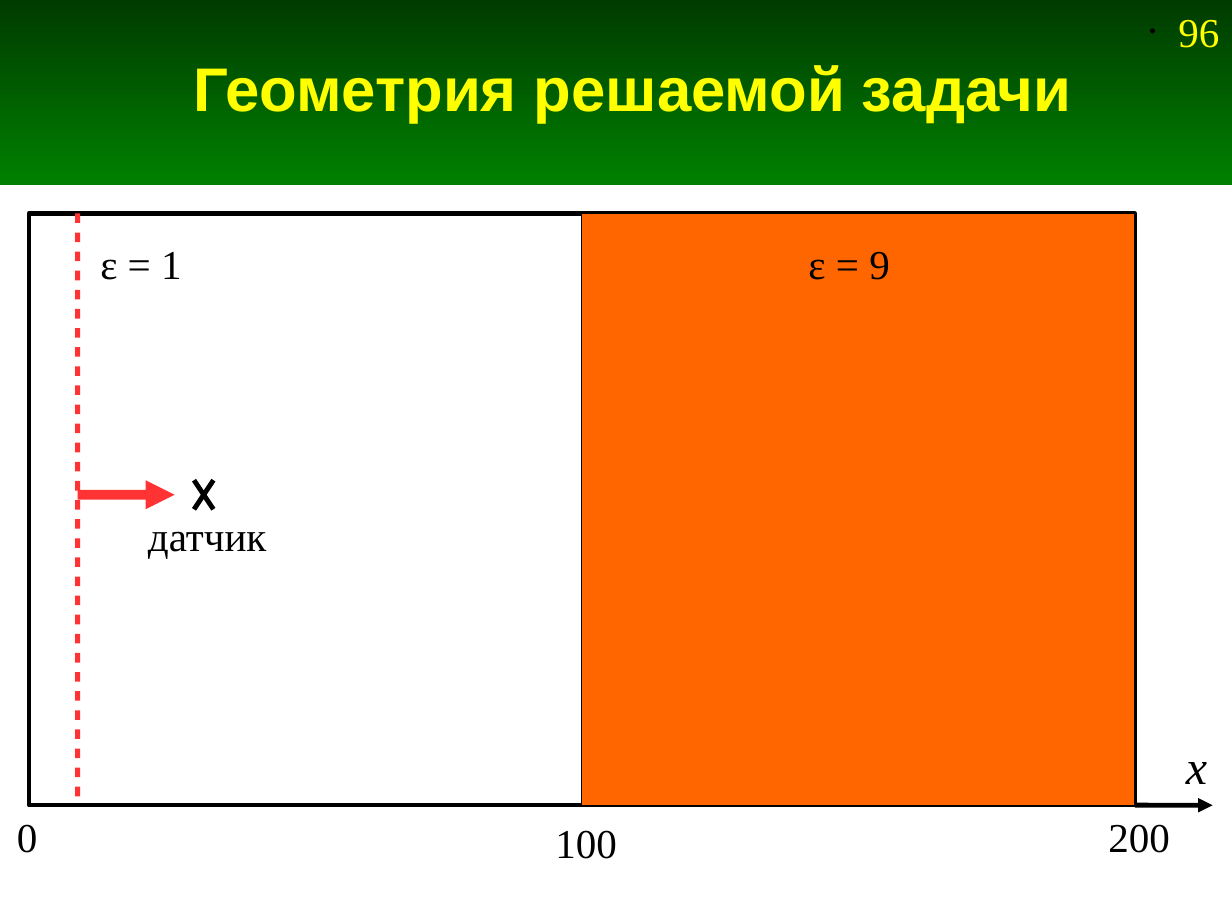
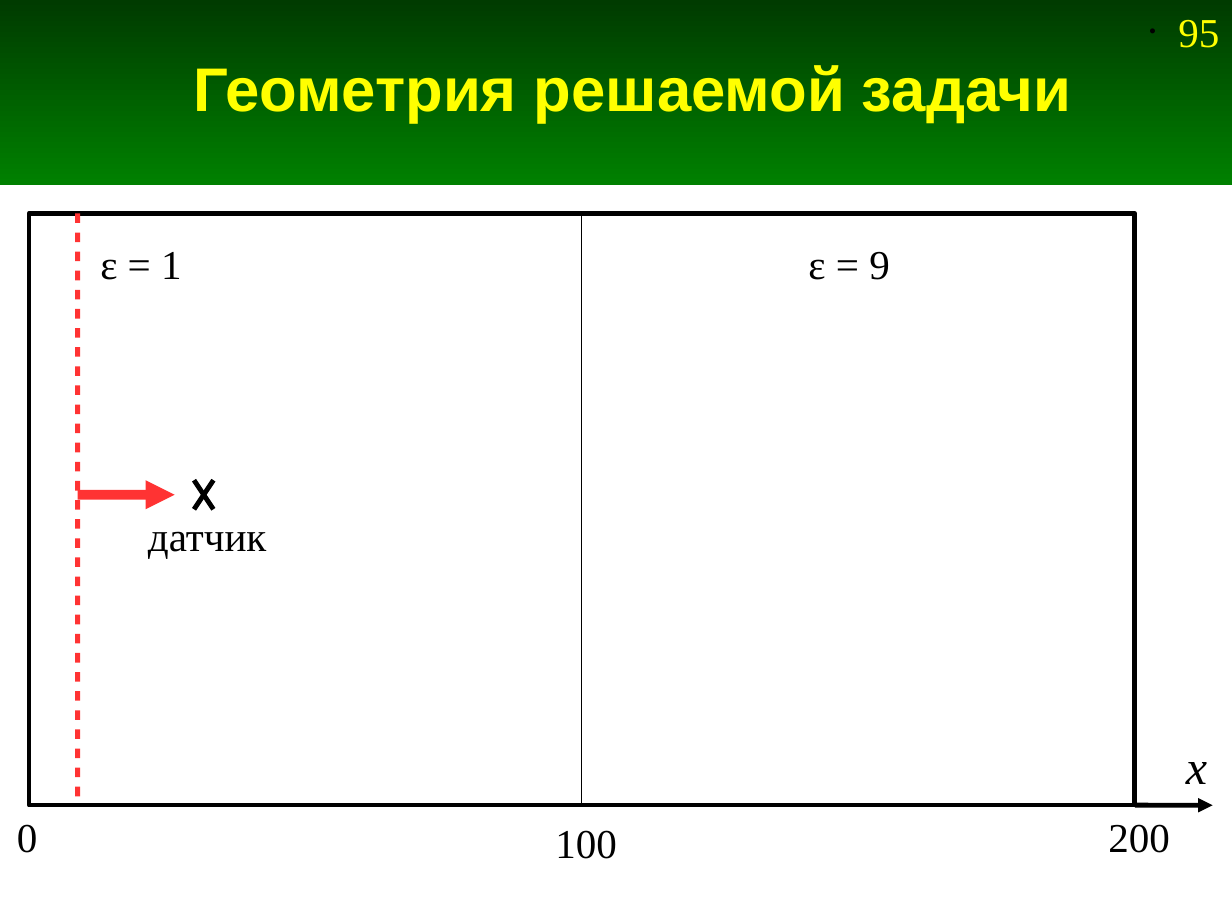
Before and after one commit to andris0147sv/modelling, a slide deck: slide 95 of presentations/2. FDTD.odp (slide 96 before the commit). Drawn at 1232x924 pixels with LibreOffice and Linux fonts; fonts in the diff are those of the drawing. Boxes give left, top, right and bottom in pixels: in the first picture for what was removed or moved away, otherwise in the second. Text is boxed around its words. In the diff, an @@ line names an element or a change of style, - is before the commit and + after.

```diff
--- a/presentations/2. FDTD.odp
+++ b/presentations/2. FDTD.odp
@@ page number at (x1=1178, y1=20, x2=1219, y2=48): text changed @@
-• 96
+• 95
@@ rectangle at (x1=30, y1=213, x2=1136, y2=804): fill #FFFFFF to none @@
@@ rectangle at (x1=582, y1=213, x2=1135, y2=804): fill #FF6600 to none @@
```
Also in this commit, not shown: 19 other slides changed, 1 slide removed, 1 other file.
